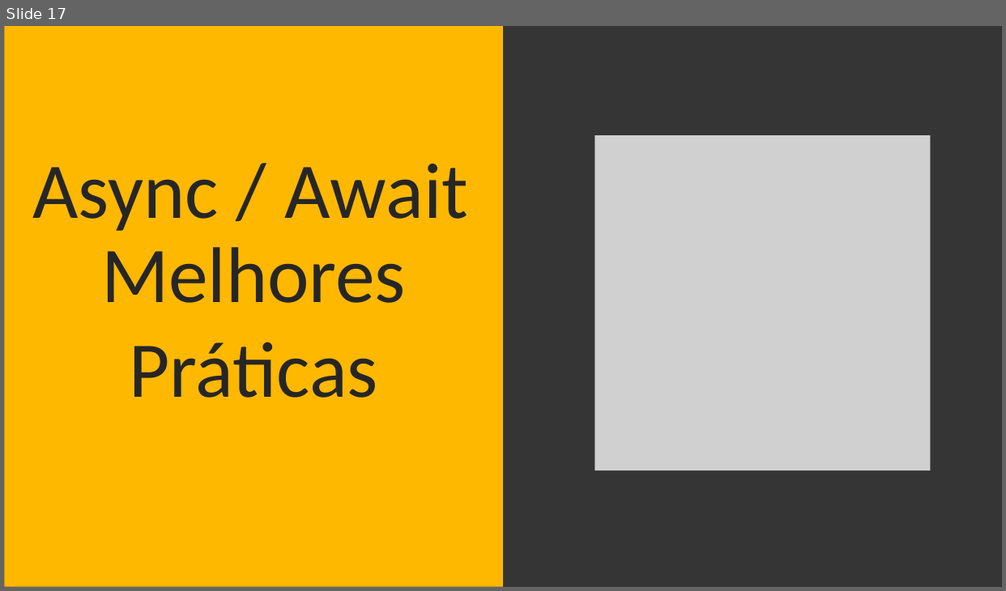
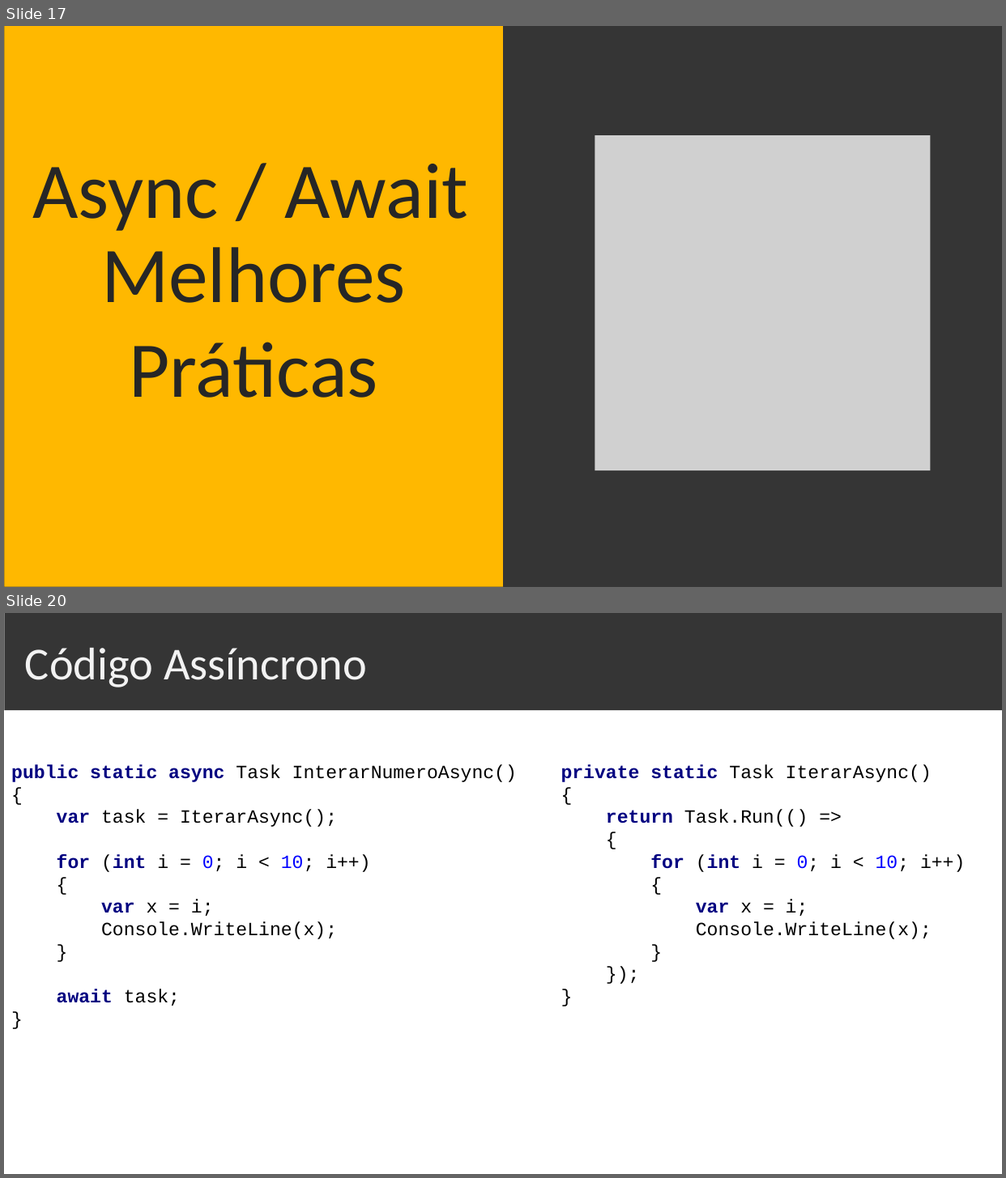
Before and after one commit to sostenes198/.NET-Estudos, a slide deck: AsyncAwait/Apresentacao-Squadra/Apresentacao-Async-Await.pptx. Shown one above the other, each under a label of ours: slide 17 before the commit, slides 17 and 20 after it; the slides between them are not shown. The pictures are 1006x591 and 1006x1178 pixels, drawn with LibreOffice and Linux fonts; fonts in the diff are those of the drawing; grey boxes stand for pictures. Boxes give left, top, right and bottom in pixels: in the first picture for what was removed or moved away, otherwise in the second. Text is boxed around its words. In the diff, an @@ line names an element or a change of style, - is before the commit and + after.

```diff
--- a/AsyncAwait/Apresentacao-Squadra/Apresentacao-Async-Await.pptx
+++ b/AsyncAwait/Apresentacao-Squadra/Apresentacao-Async-Await.pptx
@@ slide 20 added at [4, 613, 1002, 1174], background #FFFFFF @@
@@ freeform shape added at [4, 613, 1002, 710], fill #353535 @@
@@ text added at [25, 648, 367, 688], 44 pt, text #F2F2F2 @@
+Código Assíncrono
@@ text added at [11, 764, 517, 1006], 18 pt, text #000000 @@
+public static async Task InterarNumeroAsync()
+{
+var task = IterarAsync();
+for (int i = 0; i < 10; i++)
+{
+var x = i;
+Console.WriteLine(x);
+}
+await task;
+}
@@ text added at [561, 764, 965, 939], 18 pt, text #000000 @@
+private static Task IterarAsync()
+{
+return Task.Run(() =>
+{
+for (int i = 0; i < 10; i++)
+{
+var x = i;
+Console.WriteLine(x);
+}
+});
+}
```
Also in this commit, not shown: 4 slides changed, 22 other slides added, 1 slide removed, 10 other files.
